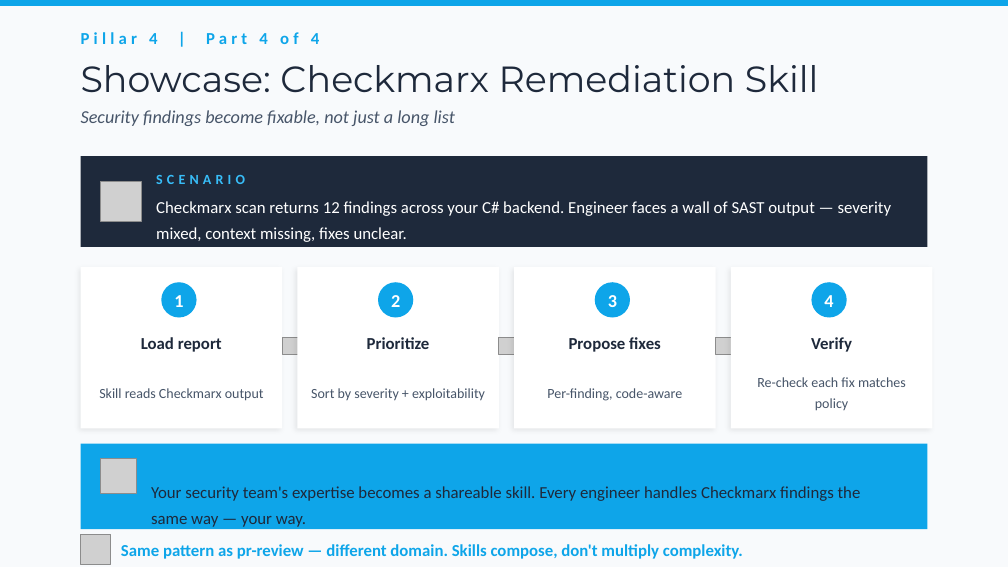
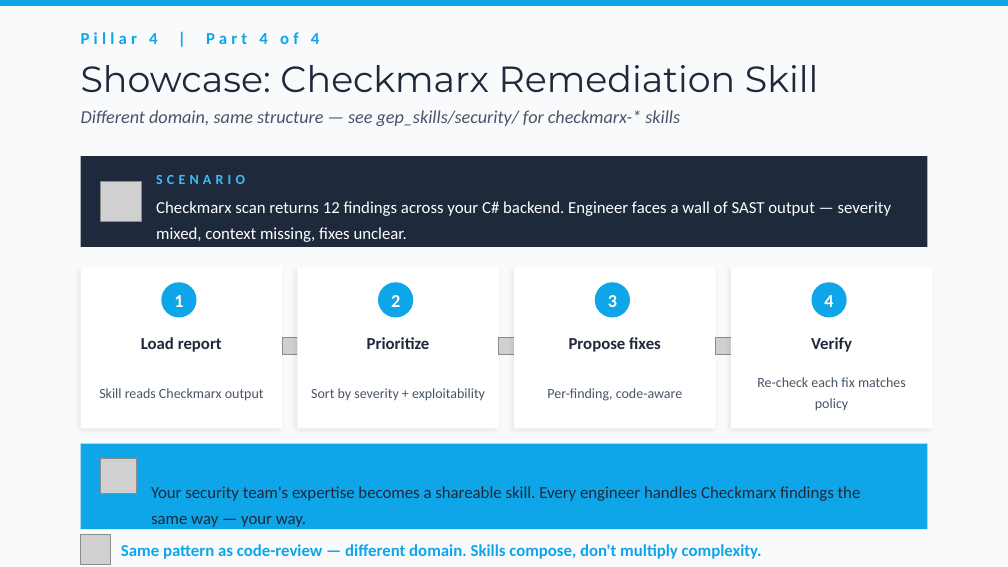
Before and after one commit to bubuding0809/copilot-cli-for-beginners, a slide deck: slide 14 of WORKSHOP-PRESENTATION.pptx. Drawn at 1008x567 pixels with LibreOffice and Linux fonts; fonts in the diff are those of the drawing; grey boxes stand for pictures. Boxes give left, top, right and bottom in pixels: in the first picture for what was removed or moved away, otherwise in the second. Text is boxed around its words. In the diff, an @@ line names an element or a change of style, - is before the commit and + after.

```diff
--- a/WORKSHOP-PRESENTATION.pptx
+++ b/WORKSHOP-PRESENTATION.pptx
@@ text at (81, 110, 680, 126): text changed @@
-Security findings become fixable, not just a long list
+Different domain, same structure — see gep_skills/security/ for checkmarx-* skills
@@ text at (121, 544, 762, 559): text changed @@
-Same pattern as pr-review — different domain. Skills compose, don't multiply complexity.
+Same pattern as code-review — different domain. Skills compose, don't multiply complexity.
```
Also in this commit, not shown: 12 other slides changed, 1 slide added, 2 slides removed, 3 other files.
